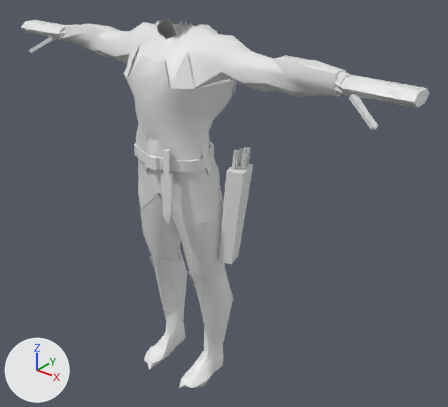
One commit to the Blender file assets/characters/wardrobe/source/archer.blend: the scene before it, then after it.
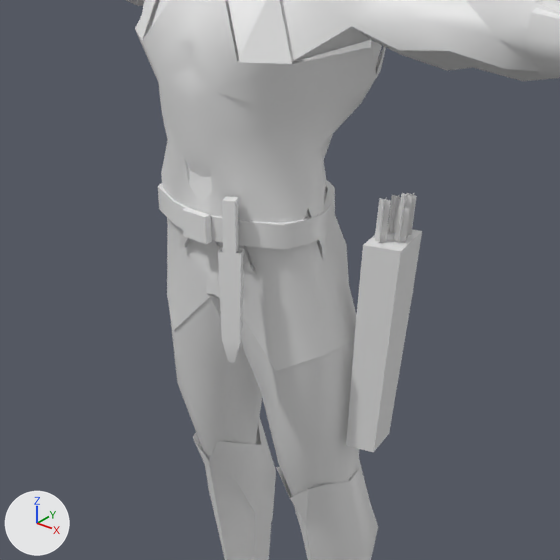
Each version appears first whole from a 50 mm lens placed at (1.6, -1.689, 1.968), pointed at (0.13, 0.15, 0.828), and next in a close-up on the part from 14% to 70% of the width and 15% to 77% of the height. Every picture has the same lights, and +X, +Y and +Z are marked at lower left. The last two pictures show the newer version.

The first close-up shows 'Outfit'.
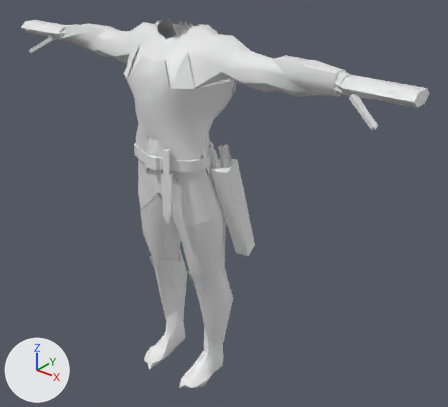
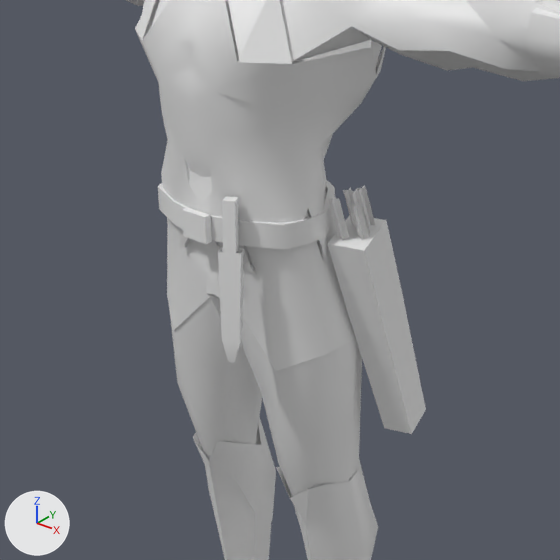
Changed parts and their boxes [x1, y1, x2, y2] in the close-ups (560 x 560 px; the box of a moved part takes in the faces that stretch with it):
part 1 of me_outfit, moved or reshaped
    before: [346, 232, 422, 452]
    after: [328, 221, 426, 434]
part 2 of me_outfit, moved or reshaped
    before: [364, 227, 422, 251]
    after: [328, 215, 386, 250]
part 3 of me_outfit, moved or reshaped
    before: [374, 193, 417, 243]
    after: [328, 185, 375, 241]

Edits to the bpy script that builds the scene:
```text
Change me_outfit:
    used by ob_outfit; location = (0.0, 0.0, 0.0)
    remove me_outfit.from_pydata(...)  # 1019 vertices, 1282 faces; spans x -0.95..0.95, y -0.17..0.18, z -0.01..1.57
    add me_outfit.from_pydata(...)  # 1019 vertices, 1282 faces; spans x -0.95..0.95, y -0.17..0.2, z -0.01..1.57
    me_outfit part 1: the loose piece of 13 vertices spanning x 0.18..0.31, y 0.02..0.14, z 0.63..1.05 is multiplied about its middle by the matrix ((0.98, 0.0, -0.193), (-0.05, 0.965, -0.253), (0.187, 0.258, 0.947)), then moved by (-0.02, 0.04, 0.01)
    me_outfit part 2: the loose piece of 4 vertices spanning x 0.22..0.31, y 0.02..0.14, z 1.05 is moved by (-0.07, -0.02, 0.0)
    me_outfit part 3: all 40 vertices in x 0.24..0.3, y 0.04..0.12, z 1.05..1.14 are multiplied about their middle by the matrix ((0.983, 0.002, -0.174), (-0.045, 0.967, -0.243), (0.168, 0.247, 0.952)), then moved by (-0.07, -0.03, 0.0)
```
